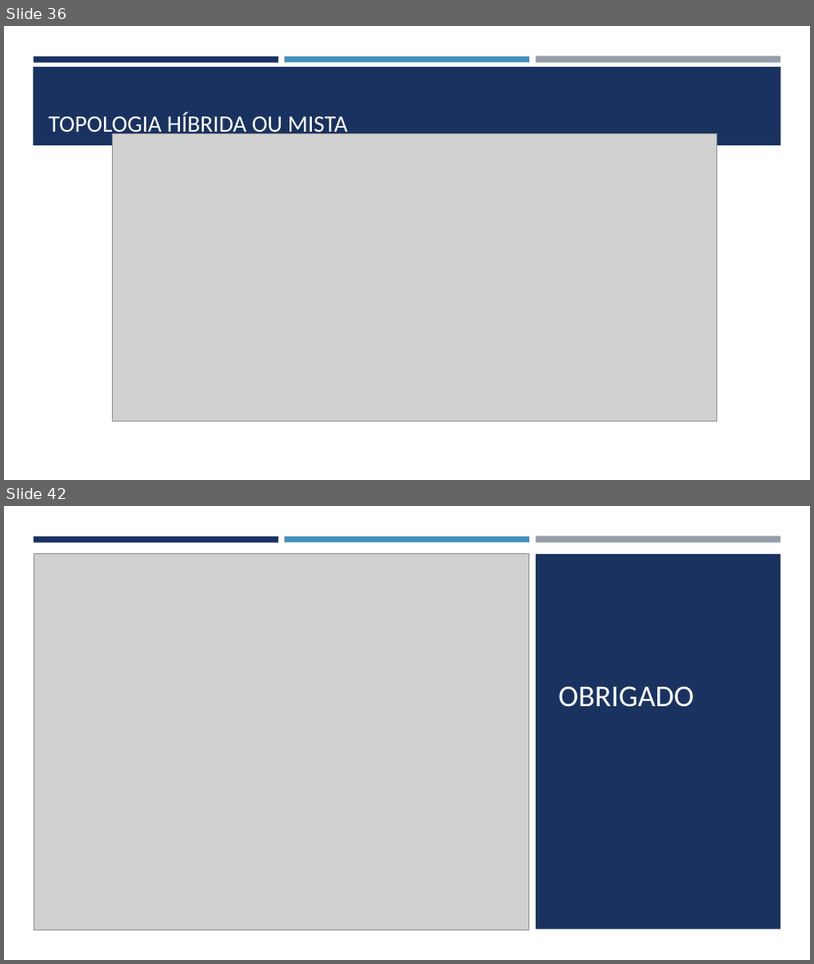
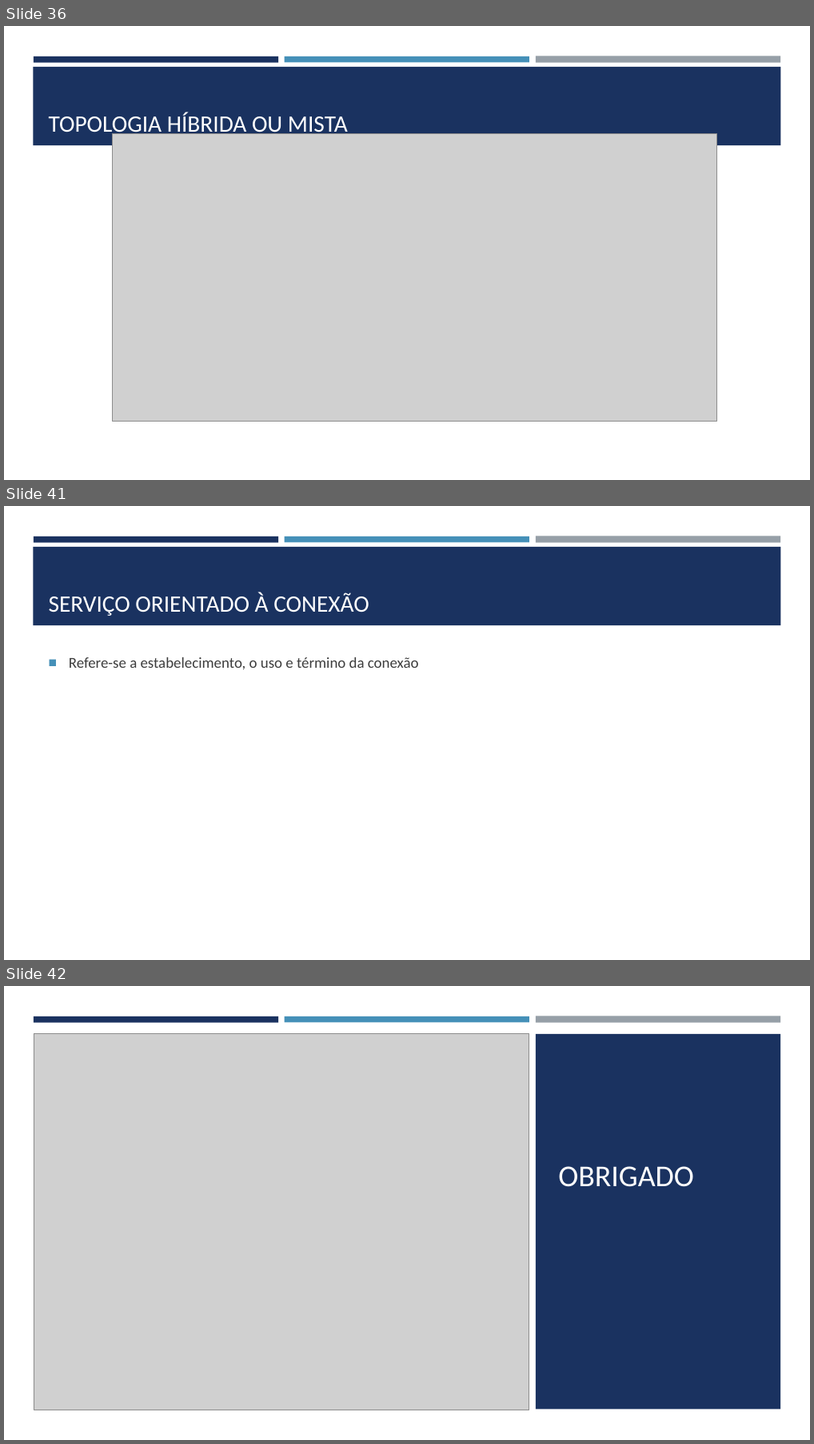
Before and after one commit to joelteixeiradacunha/aulas_php_mysql, a slide deck: Redes/REDES DE COMPUTADORES.pptx. Shown one above the other, each under a label of ours: slides 36 and 42 before the commit, slides 36, 41 and 42 after it; the slides between them are not shown. The pictures are 814x964 and 814x1444 pixels, drawn with LibreOffice and Linux fonts; fonts in the diff are those of the drawing; grey boxes stand for pictures. Boxes give left, top, right and bottom in pixels: in the first picture for what was removed or moved away, otherwise in the second. Text is boxed around its words. In the diff, an @@ line names an element or a change of style, - is before the commit and + after.

```diff
--- a/Redes/REDES DE COMPUTADORES.pptx
+++ b/Redes/REDES DE COMPUTADORES.pptx
@@ slide 41 added at bbox=[4, 506, 810, 960], background #FFFFFF; not listed: 4 template elements that a slide beside it also shows @@
@@ title added at bbox=[49, 592, 370, 616], 28 pt, text #FFFFFF @@
+SERVIÇO ORIENTADO À CONEXÃO
@@ text added at bbox=[69, 657, 419, 669], 18 pt, text #3D3D3D @@
+■ Refere-se a estabelecimento, o uso e término da conexão
```
Also in this commit, not shown: 1 slide changed, 3 other slides added, 4 slides removed.
